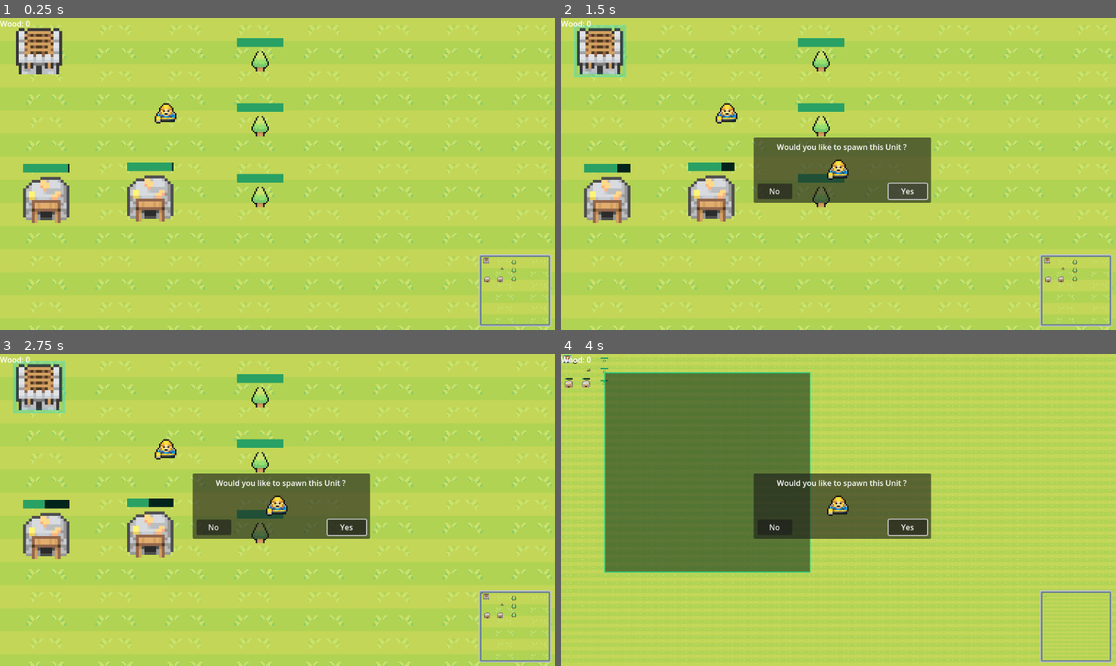
Above: before the commit, frames 1-4 (two rows, left to right).
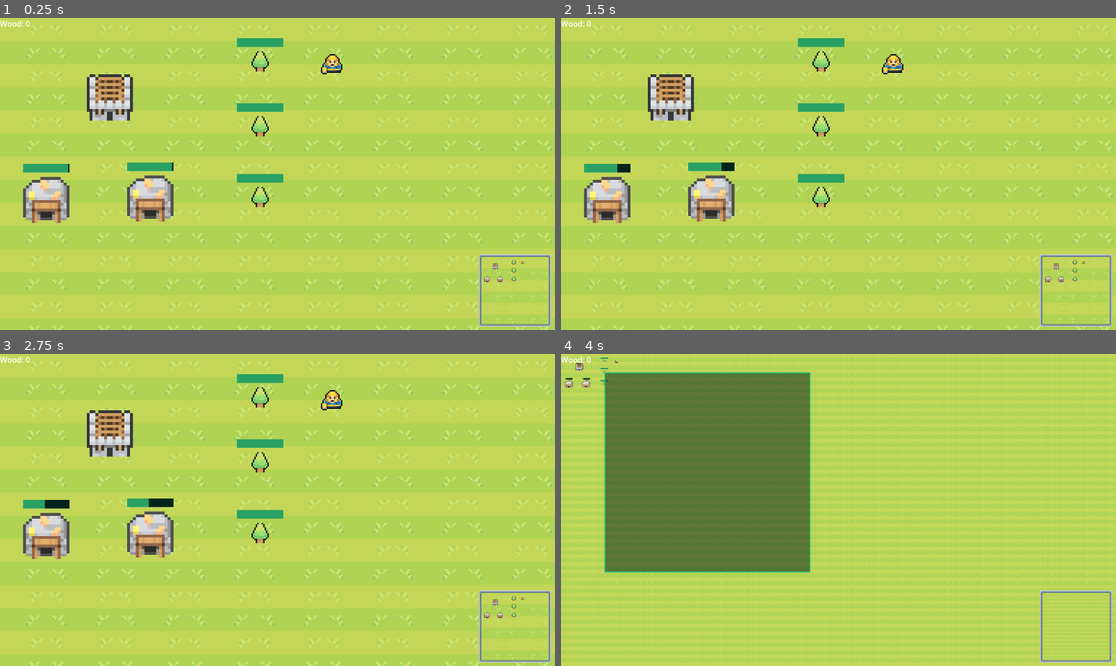
Above: after the commit, the same moments.

Repository: Luxiorawa/godot-coding-quest-rts
Game: Godot game, scene res://world.tscn
Two runs of this game, one before a commit and one after it. Both use one fixed random seed, a clock stepped at 60 frames per second and the inputs below.
Inputs (mouse positions are in pixels of both pictures, inside the frame that each line leads up to):
- Up to frame 1 (0.25 s): no input
- Up to frame 2 (1.5 s): tap Enter at 0.5 s; drag from (599, 52) to (821, 61) at 0.52 s; click (905, 192) at 1.25 s, where only the run before the commit has a clickable "Yes"
- Up to frame 3 (2.75 s): tap Space at 2 s; drag from (166, 525) to (260, 397) at 2.02 s
- Up to frame 4 (4 s): move the mouse to (894, 441) at 2.77 s; hold Right (Right) 2.78-3.5 s; tap Mouse wheel down (WheelDown) at 2.85 s; tap Enter at 3.5 s; drag from (810, 572) to (605, 372) at 3.52 s

The runs differ from the first frame. In frame 1, 2.8% of the frame differs, in the area x 2-95%, y 3-81%; in frame 2, 9.9%; in frame 3, 9.9%, in the area x 2-95%, y 2-85%; in frame 4, 6.8%.

Commit message:
feat: improve minimap by adding reset before updating, and handle tree chopped

Diff:
--- a/Global/spawn_unit.gd
+++ b/Global/spawn_unit.gd
@@ -18,6 +18,8 @@
 	rng.randomize()
 	var randomPosX := rng.randi_range(-50, 50)
 	var randomPosY := rng.randi_range(-50, 50)
+	var unitCount := unitPath.get_child_count()
+	newUnit.name = "Unit" + str(unitCount + 1)
 	newUnit.position = housePosition + Vector2(randomPosX, randomPosY)
 	unitPath.add_child(newUnit)
 
--- a/UI/SubViewport.gd
+++ b/UI/SubViewport.gd
@@ -11,6 +11,12 @@
 	updateMap()
 
 func updateMap() -> void:
+	var housesNode: Node2D = get_node("Houses")
+	var ressourcesNode: Node2D = get_node("Ressources")
+	var objectsNode: Node2D = get_node("Objects")
+
+	resetMap(housesNode, ressourcesNode, objectsNode)
+
 	var root := get_tree().get_root()
 	var barracksPath := root.get_node("World/Houses")
 	var ressources := root.get_node("World/Ressources")
@@ -22,26 +28,36 @@
 		var newBarrack: Sprite2D = barrack.instantiate()
 		newBarrack.name = "Barrack" + str(i)
 		newBarrack.position = originalBarrack.position / 2
-		get_node("Houses").add_child(newBarrack)
+		housesNode.add_child(newBarrack)
 
 	for i in ressources.get_child_count():
 		var originalRessource: CoinHouse = ressources.get_child(i)
 		var newCoinHouse: Sprite2D = coinHouse.instantiate()
 		newCoinHouse.name = "CoinHouse" + str(i)
 		newCoinHouse.position = originalRessource.position / 2
-		get_node("Ressources").add_child(newCoinHouse)
+		ressourcesNode.add_child(newCoinHouse)
 
 	for i in worldObjects.get_child_count():
 		var originalTree: TreeWorldObject = worldObjects.get_child(i)
 		var newTree: Sprite2D = tree.instantiate()
 		newTree.name = "Tree" + str(i)
 		newTree.position = originalTree.position / 2
-		get_node("Objects").add_child(newTree)
+		objectsNode.add_child(newTree)
 
 	for i in unitsPath.get_child_count():
 		var newUnit: Sprite2D = arthax.instantiate()
 		newUnit.name = "Unit" + str(i)
 		get_node("Units").add_child(newUnit)
+
+func resetMap(housesNode: Node2D, ressourcesNode: Node2D, objectsNode: Node2D) -> void:
+	for i in housesNode.get_child_count():
+		housesNode.get_child(i).queue_free()
+
+	for i in ressourcesNode.get_child_count():
+		ressourcesNode.get_child(i).queue_free()
+
+	for i in objectsNode.get_child_count():
+		objectsNode.get_child(i).queue_free()
 
 func _process(_delta: float) -> void:
 	var root := get_tree().get_root()
--- a/World Objects/tree.gd
+++ b/World Objects/tree.gd
@@ -35,5 +35,12 @@
 	timer.start()
 
 func treeChopped() -> void:
+	var minimapPath: Minimap = get_tree().get_root().get_node("World/UI/Mini-map/SubViewportContainer/SubViewport")
+
 	Game.Wood += 10
+
 	queue_free()
+	await tree_exited
+
+	# Dans la fonction _ready() de la minimap, il y'a la fonction updateMap() qui va récupérer les différents "objets" instantié dans le jeu, et les "recréer" dans la minimap.
+	minimapPath._ready()
--- a/world.tscn
+++ b/world.tscn
@@ -36,7 +36,7 @@
 y_sort_enabled = true
 
 [node name="Unit" parent="Units" instance=ExtResource("3_p0cuk")]
-position = Vector2(114, 66)
+position = Vector2(229, 32)
 
 [node name="Objects" type="Node2D" parent="."]
 y_sort_enabled = true
@@ -54,7 +54,7 @@
 y_sort_enabled = true
 
 [node name="BarbHouse" parent="Houses" instance=ExtResource("7_jcmmf")]
-position = Vector2(27, 23)
+position = Vector2(76, 55)
 
 [node name="Ressources" type="Node2D" parent="."]
 
